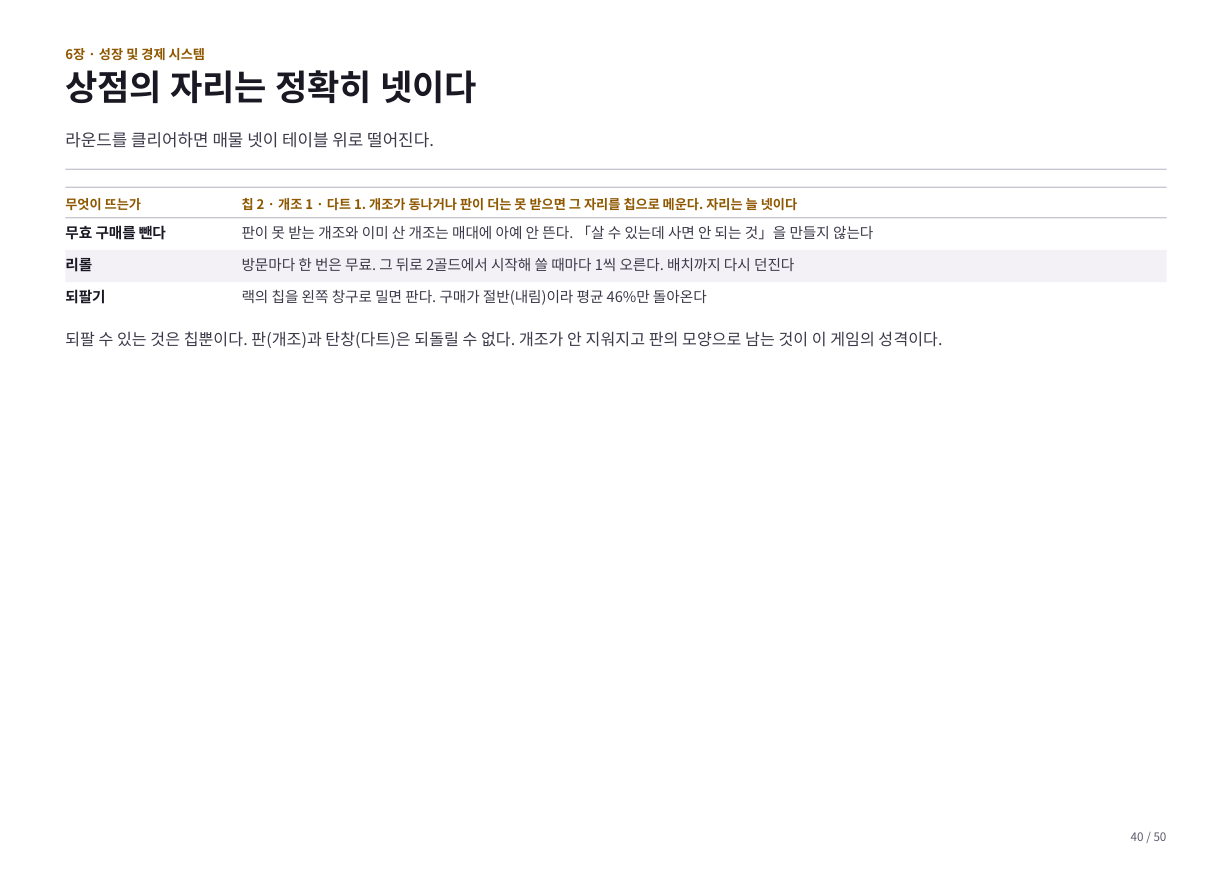
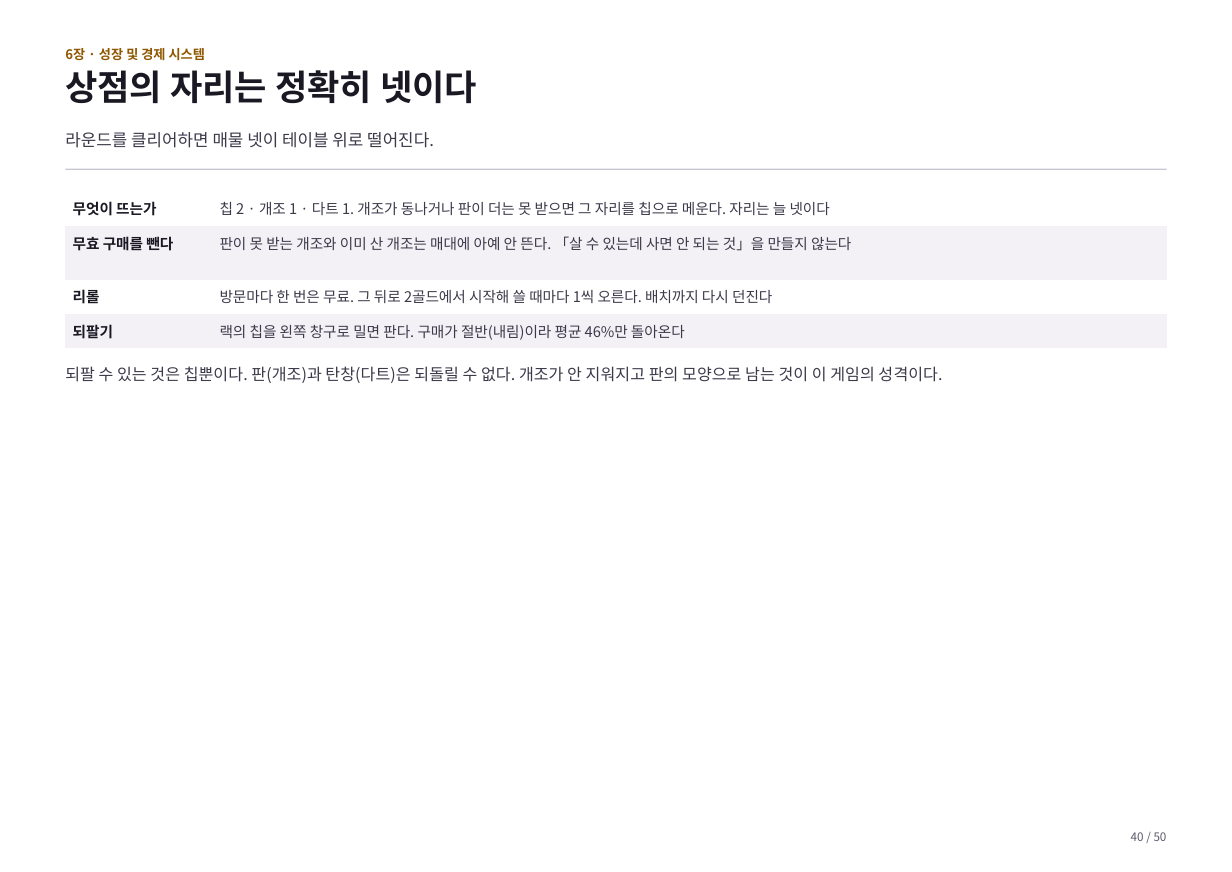
Before and after one commit to GGbong69/test-03, a slide deck: slide 40 of docs/기획서.pptx. Drawn at 1232x872 pixels with LibreOffice and Linux fonts; fonts in the diff are those of the drawing. Boxes give left, top, right and bottom in pixels: in the first picture for what was removed or moved away, otherwise in the second. Text is boxed around its words. In the diff, an @@ line names an element or a change of style, - is before the commit and + after.

```diff
--- a/docs/기획서.pptx
+++ b/docs/기획서.pptx
@@ rectangle removed at [65,187,1167,188] @@
@@ text removed at [65,198,141,211] @@
-무엇이 뜨는가
@@ table added at [65,192,1167,349], 4 rows, 2 columns @@
+무엇이 뜨는가 | 칩 2 · 개조 1 · 다트 1. 개조가 동나거나 판이 더는 못 받으면 그 자리를 칩으로 메운다. 자리는 늘 넷이다
+무효 구매를 뺀다 | 판이 못 받는 개조와 이미 산 개조는 매대에 아예 안 뜬다. 「살 수 있는데 사면 안 되는 것」을 만들지 않는다
+리롤 | 방문마다 한 번은 무료. 그 뒤로 2골드에서 시작해 쓸 때마다 1씩 오른다. 배치까지 다시 던진다
+되팔기 | 랙의 칩을 왼쪽 창구로 밀면 판다. 구매가 절반(내림)이라 평균 46%만 돌아온다
@@ text removed at [242,198,797,211] @@
-칩 2 · 개조 1 · 다트 1. 개조가 동나거나 판이 더는 못 받으면 그 자리를 칩으로 메운다. 자리는 늘 넷이다
@@ rectangle removed at [65,217,1167,218] @@
@@ text removed at [65,225,166,240] @@
-무효 구매를 뺀다
@@ text removed at [242,225,873,240] @@
-판이 못 받는 개조와 이미 산 개조는 매대에 아예 안 뜬다. 「살 수 있는데 사면 안 되는 것」을 만들지 않는다
@@ rectangle removed at [65,250,1167,281] @@
@@ text removed at [65,258,92,272] @@
-리롤
@@ text removed at [242,258,794,271] @@
-방문마다 한 번은 무료. 그 뒤로 2골드에서 시작해 쓸 때마다 1씩 오른다. 배치까지 다시 던진다
@@ text removed at [65,289,105,304] @@
-되팔기
@@ text removed at [242,289,707,305] @@
-랙의 칩을 왼쪽 창구로 밀면 판다. 구매가 절반(내림)이라 평균 46%만 돌아온다
@@ text "되팔 수 있는 것은 칩뿐이다. ...": place and size @@
-text "되팔 수 있는 것은 칩뿐이다. ..." at [65,331,942,348]
+text "되팔 수 있는 것은 칩뿐이다. ..." at [65,366,942,383]
```
Also in this commit, not shown: 49 other slides changed, 1 other file.
